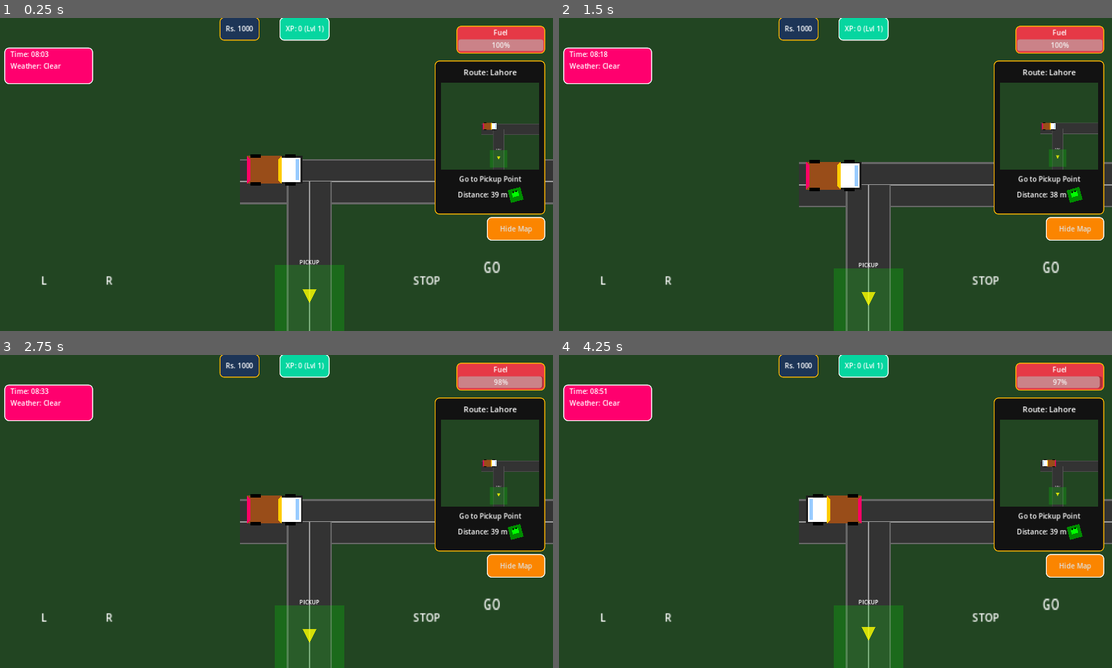
Above: before the commit, frames 1-4 (two rows, left to right).
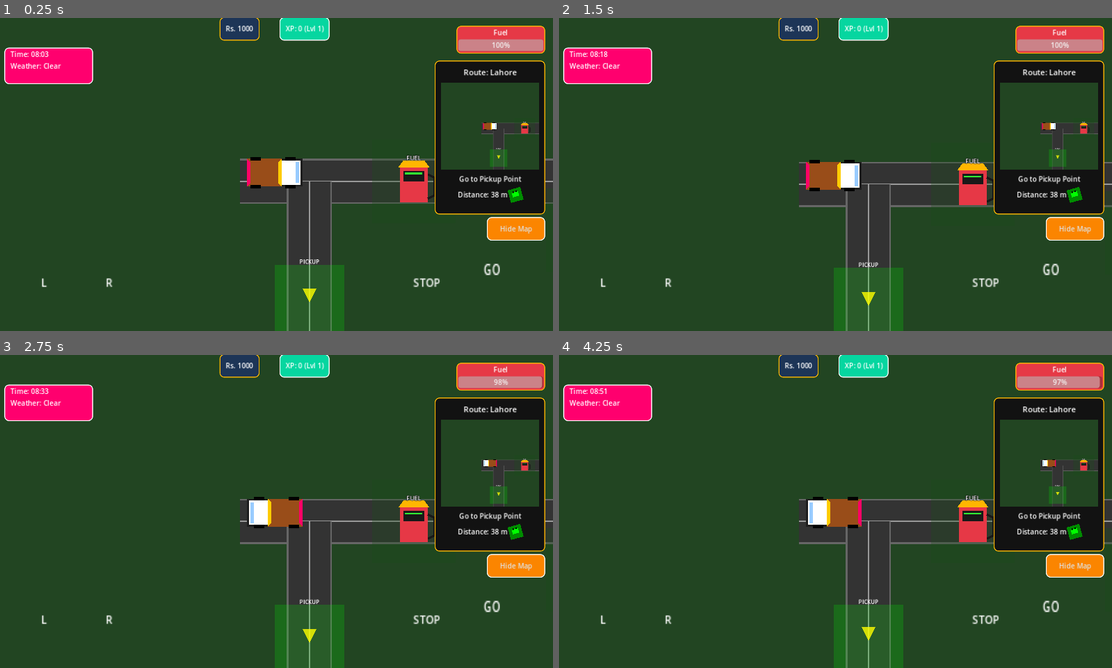
Above: after the commit, the same moments.

Repository: infoj143-png/Pakistan-Truck-Driver-Tycoon
Game: Godot game, scene res://scenes/World.tscn
Two runs of this game, one before a commit and one after it. Both use one fixed random seed, a clock stepped at 60 frames per second and the inputs below. This scene is started directly instead of the project's main scene.
Inputs (mouse positions are in pixels of both pictures, inside the frame that each line leads up to):
- Up to frame 1 (0.25 s): no input
- Up to frame 2 (1.5 s): move the mouse to (957, 158) at 0.52 s; hold Right (ui_right) 0.53-1.25 s; tap H (horn) at 0.6 s; click "Hide Map" at 1.25 s
- Up to frame 3 (2.75 s): move the mouse to (165, 527) at 2.02 s; hold Down (ui_down) from 2.03 s (still down); tap H (horn) at 2.1 s
- Up to frame 4 (4.25 s): move the mouse to (890, 442) at 2.77 s; release Down (ui_down) at 2.78 s; hold Right (ui_right) 2.78-3.53 s; tap H (horn) at 2.85, 3.6 s; move the mouse to (807, 574) at 3.52 s; hold Up (ui_up) from 3.53 s (still down)

The runs differ from the first frame. In frame 1, 1.5% of the frame differs, in the area x 7-100%, y 33-91%; in frame 2, 1.3%; in frame 3, 2.3%, in the area x 7-100%, y 33-86%; in frame 4, 1.7%.

Commit message:
feat: overhaul fuel system and improve gameplay progression
- Added functional Fuel Stations to the world with custom visuals.
- Implemented refueling logic with money deduction and emergency fuel recovery.
- Optimized mobile HUD with ergonomic touch control placement.
- Enhanced night visibility by upgrading truck headlights.
- Applied "Truck Art" styling to Garage and TruckCard UI elements.
- Fixed scene transition blockers by improving loading screen input handling.

Co-authored-by: infoj143-png <226180196+infoj143-png@users.noreply.github.com>

Diff:
--- /dev/null
+++ b/scenes/FuelStation.tscn
@@ -0,0 +1,63 @@
+[gd_scene load_steps=3 format=3 uid="uid://d1f2u3s4t5a6n"]
+
+[ext_resource type="Script" path="res://scripts/FuelStation.gd" id="1_f1u2e"]
+
+[sub_resource type="RectangleShape2D" id="RectangleShape2D_f1"]
+size = Vector2(250, 250)
+
+[node name="FuelStation" type="Area2D"]
+script = ExtResource("1_f1u2e")
+
+[node name="CollisionShape2D" type="CollisionShape2D" parent="."]
+shape = SubResource("RectangleShape2D_f1")
+
+[node name="Visuals" type="Node2D" parent="."]
+
+[node name="GroundRect" type="ColorRect" parent="Visuals"]
+offset_left = -120.0
+offset_top = -120.0
+offset_right = 120.0
+offset_bottom = 120.0
+color = Color(0.1, 0.3, 0.1, 0.3)
+
+[node name="PumpBase" type="Polygon2D" parent="Visuals"]
+color = Color(0.901961, 0.223529, 0.27451, 1)
+polygon = PackedVector2Array(-40, 60, 40, 60, 40, -40, -40, -40)
+
+[node name="PumpDisplay" type="ColorRect" parent="Visuals"]
+offset_left = -30.0
+offset_top = -30.0
+offset_right = 30.0
+offset_bottom = 0.0
+color = Color(0.1, 0.1, 0.1, 1)
+
+[node name="DisplayLine" type="ColorRect" parent="Visuals/PumpDisplay"]
+layout_mode = 0
+offset_left = 5.0
+offset_top = 5.0
+offset_right = 55.0
+offset_bottom = 10.0
+color = Color(0.2, 1, 0.2, 1)
+
+[node name="PumpTop" type="Polygon2D" parent="Visuals"]
+color = Color(1, 0.717647, 0, 1)
+polygon = PackedVector2Array(-45, -40, 45, -40, 30, -60, -30, -60)
+
+[node name="Hose" type="Line2D" parent="Visuals"]
+points = PackedVector2Array(40, -20, 60, -10, 60, 40, 40, 50)
+width = 6.0
+default_color = Color(0.1, 0.1, 0.1, 1)
+
+[node name="Label" type="Label" parent="."]
+offset_left = -50.0
+offset_top = -80.0
+offset_right = 50.0
+offset_bottom = -57.0
+theme_override_colors/font_outline_color = Color(0, 0, 0, 1)
+theme_override_constants/outline_size = 4
+theme_override_font_sizes/font_size = 18
+text = "FUEL"
+horizontal_alignment = 1
+
+[connection signal="body_entered" from="." to="." method="_on_body_entered"]
+[connection signal="body_exited" from="." to="." method="_on_body_exited"]
--- a/scenes/Truck.tscn
+++ b/scenes/Truck.tscn
@@ -85,17 +85,17 @@
 position = Vector2(-25, -80)
 enabled = false
 color = Color(1, 1, 0.8, 1)
-energy = 1.5
+energy = 2.5
 shadow_enabled = true
-texture_scale = 2.0
+texture_scale = 4.0
 
 [node name="RightLight" type="PointLight2D" parent="Visuals/Headlights"]
 position = Vector2(25, -80)
 enabled = false
 color = Color(1, 1, 0.8, 1)
-energy = 1.5
+energy = 2.5
 shadow_enabled = true
-texture_scale = 2.0
+texture_scale = 4.0
 
 [node name="CollisionShape2D" type="CollisionShape2D" parent="."]
 shape = SubResource("RectangleShape2D_t1")
--- a/scenes/World.tscn
+++ b/scenes/World.tscn
@@ -4,6 +4,7 @@
 [ext_resource type="PackedScene" uid="uid://b8k7w2m3n5p1q" path="res://scenes/Truck.tscn" id="2_truck"]
 [ext_resource type="PackedScene" uid="uid://df7j1k2m3n4p5" path="res://scenes/Road.tscn" id="3_road"]
 [ext_resource type="PackedScene" uid="uid://d3r5m1v4p2q6n" path="res://scenes/Zone.tscn" id="4_zone"]
+[ext_resource type="PackedScene" uid="uid://d1f2u3s4t5a6n" path="res://scenes/FuelStation.tscn" id="7_fuel"]
 [ext_resource type="PackedScene" uid="uid://d2p1s3r4n5m6q" path="res://ui/HUD.tscn" id="5_hud"]
 [ext_resource type="PackedScene" uid="uid://b5m6n7p8q9r0s" path="res://ui/MissionCompletePopup.tscn" id="6_popup"]
 
@@ -35,6 +36,12 @@
 [node name="Truck" parent="." groups=["truck"] instance=ExtResource("2_truck")]
 position = Vector2(100, 360)
 rotation = 1.5708
+
+[node name="FuelStation" parent="." instance=ExtResource("7_fuel")]
+position = Vector2(500, 360)
+
+[node name="FuelStation2" parent="." instance=ExtResource("7_fuel")]
+position = Vector2(1000, 500)
 
 [node name="PickupZone" parent="." instance=ExtResource("4_zone")]
 position = Vector2(200, 700)
--- /dev/null
+++ b/scripts/FuelStation.gd
@@ -0,0 +1,18 @@
+extends Area2D
+
+signal truck_near_fuel_station(is_near)
+
+func _ready():
+	add_to_group("fuel_stations")
+
+func _on_body_entered(body):
+	if body is Truck:
+		truck_near_fuel_station.emit(true)
+		if body.has_method("set_near_fuel_station"):
+			body.set_near_fuel_station(true)
+
+func _on_body_exited(body):
+	if body is Truck:
+		truck_near_fuel_station.emit(false)
+		if body.has_method("set_near_fuel_station"):
+			body.set_near_fuel_station(false)
--- a/scripts/GameManager.gd
+++ b/scripts/GameManager.gd
@@ -165,8 +165,8 @@
 	save_game()
 
 	var loading_screen = load("res://ui/Loading.tscn").instantiate()
-	# Set mouse filter to ignore so it doesn't block inputs during transition
-	loading_screen.mouse_filter = Control.MOUSE_FILTER_IGNORE
+	# Set mouse filter to stop so it blocks inputs during transition to prevent double clicks
+	loading_screen.mouse_filter = Control.MOUSE_FILTER_STOP
 	get_tree().root.add_child(loading_screen)
 
 	# Wait a bit to show the loading screen
@@ -515,6 +515,13 @@
 		save_game()
 		return true
 	return false
+
+func emergency_refuel():
+	# Free 10% fuel for emergencies
+	fuel = 10.0
+	stats_changed.emit()
+	save_game()
+	print("Emergency Fuel injected!")
 
 # Reward and Achievement Logic
 func check_daily_login():
--- a/scripts/Garage.gd
+++ b/scripts/Garage.gd
@@ -60,6 +60,10 @@
 		var unlocked = GameManager.unlocked_skins.has(skin_id)
 
 		btn.text = skin_data["name"]
+		btn.add_theme_stylebox_override("normal", GameManager.get_truck_art_stylebox(GameManager.TRUCK_ART_COLORS["blue"], GameManager.TRUCK_ART_COLORS["yellow"], 2))
+		btn.add_theme_stylebox_override("hover", GameManager.get_truck_art_stylebox(GameManager.TRUCK_ART_COLORS["orange"], GameManager.TRUCK_ART_COLORS["yellow"], 2))
+		btn.add_theme_stylebox_override("disabled", GameManager.get_truck_art_stylebox(Color(0.3, 0.3, 0.3), Color(0.5, 0.5, 0.5), 2))
+
 		if not unlocked:
 			btn.text += " (LOCKED)"
 			btn.disabled = true
--- a/scripts/HUD.gd
+++ b/scripts/HUD.gd
@@ -12,6 +12,8 @@
 @onready var weather_panel = %WeatherPanel
 @onready var minimap = %MiniMap
 @onready var toggle_map_btn = %ToggleMapButton
+@onready var refuel_btn = %RefuelButton
+@onready var emergency_fuel_btn = %EmergencyFuelButton
 
 func _ready():
 	# Apply styling
@@ -33,6 +35,14 @@
 	if toggle_map_btn:
 		toggle_map_btn.add_theme_stylebox_override("normal", GameManager.get_truck_art_stylebox(GameManager.TRUCK_ART_COLORS["orange"], GameManager.TRUCK_ART_COLORS["white"], 2))
 
+	if refuel_btn:
+		refuel_btn.add_theme_stylebox_override("normal", GameManager.get_truck_art_stylebox(GameManager.TRUCK_ART_COLORS["green"], GameManager.TRUCK_ART_COLORS["white"], 3))
+		refuel_btn.pressed.connect(_on_refuel_pressed)
+
+	if emergency_fuel_btn:
+		emergency_fuel_btn.add_theme_stylebox_override("normal", GameManager.get_truck_art_stylebox(GameManager.TRUCK_ART_COLORS["red"], GameManager.TRUCK_ART_COLORS["yellow"], 3))
+		emergency_fuel_btn.pressed.connect(_on_emergency_fuel_pressed)
+
 	setup_touch_visuals()
 	update_ui()
 	_update_weather_ui()
@@ -43,8 +53,25 @@
 	if fuel_bar:
 		if truck:
 			fuel_bar.value = truck.fuel
+			if refuel_btn:
+				refuel_btn.visible = truck.is_near_fuel_station and truck.fuel < truck.max_fuel
+			if emergency_fuel_btn:
+				emergency_fuel_btn.visible = truck.fuel <= 0
 		else:
 			fuel_bar.value = GameManager.fuel
+
+func _on_refuel_pressed():
+	AudioManager.play_ui_click()
+	var truck = get_tree().get_first_node_in_group("truck")
+	if truck:
+		truck.refill_fuel()
+
+func _on_emergency_fuel_pressed():
+	AudioManager.play_ui_click()
+	GameManager.emergency_refuel()
+	var truck = get_tree().get_first_node_in_group("truck")
+	if truck:
+		truck.fuel = GameManager.fuel
 
 func update_ui():
 	if money_label:
--- a/scripts/Truck.gd
+++ b/scripts/Truck.gd
@@ -17,6 +17,7 @@
 		GameManager.cargo_loaded = value
 
 var odometer = 0.0
+var is_near_fuel_station = false
 
 var engine_sound: AudioStreamPlayer2D
 var horn_sound: AudioStreamPlayer2D
@@ -139,6 +140,9 @@
 	else:
 		print("Truck Horn! (SFX missing)")
 
+func set_near_fuel_station(value: bool):
+	is_near_fuel_station = value
+
 func consume_fuel(amount):
 	fuel -= amount
 	if fuel < 0:
--- a/scripts/TruckCard.gd
+++ b/scripts/TruckCard.gd
@@ -10,6 +10,7 @@
 @onready var price_label = %PriceLabel
 @onready var buy_button = %BuyButton
 @onready var select_button = %SelectButton
+@onready var icon_rect = %IconRect
 
 # Stat labels
 @onready var speed_val = %SpeedValue
@@ -34,6 +35,17 @@
 
 func setup(_truck_id: String):
 	self.truck_id = _truck_id
+	self.add_theme_stylebox_override("panel", GameManager.get_truck_art_stylebox(GameManager.TRUCK_ART_COLORS["dark_bg"], GameManager.TRUCK_ART_COLORS["yellow"], 2))
+
+	# Initial style for buttons
+	icon_rect.color = GameManager.TRUCK_ART_COLORS["dark_bg"]
+	buy_button.add_theme_stylebox_override("normal", GameManager.get_truck_art_stylebox(GameManager.TRUCK_ART_COLORS["green"], GameManager.TRUCK_ART_COLORS["white"], 2))
+	select_button.add_theme_stylebox_override("normal", GameManager.get_truck_art_stylebox(GameManager.TRUCK_ART_COLORS["blue"], GameManager.TRUCK_ART_COLORS["yellow"], 2))
+	upgrade_speed_btn.add_theme_stylebox_override("normal", GameManager.get_truck_art_stylebox(GameManager.TRUCK_ART_COLORS["orange"], GameManager.TRUCK_ART_COLORS["white"], 1))
+	upgrade_fuel_btn.add_theme_stylebox_override("normal", GameManager.get_truck_art_stylebox(GameManager.TRUCK_ART_COLORS["orange"], GameManager.TRUCK_ART_COLORS["white"], 1))
+	upgrade_cargo_btn.add_theme_stylebox_override("normal", GameManager.get_truck_art_stylebox(GameManager.TRUCK_ART_COLORS["orange"], GameManager.TRUCK_ART_COLORS["white"], 1))
+	upgrade_durability_btn.add_theme_stylebox_override("normal", GameManager.get_truck_art_stylebox(GameManager.TRUCK_ART_COLORS["orange"], GameManager.TRUCK_ART_COLORS["white"], 1))
+
 	update_ui()
 
 func update_ui():
@@ -68,6 +80,7 @@
 		repair_button.visible = condition < 100.0
 		repair_button.disabled = GameManager.money < repair_cost
 		if not repair_button.get_parent():
+			repair_button.add_theme_stylebox_override("normal", GameManager.get_truck_art_stylebox(GameManager.TRUCK_ART_COLORS["red"], GameManager.TRUCK_ART_COLORS["white"], 2))
 			repair_button.pressed.connect(_on_repair_pressed)
 			get_node("VBoxContainer").add_child(repair_button)
 
--- a/ui/HUD.tscn
+++ b/ui/HUD.tscn
@@ -112,6 +112,39 @@
 grow_horizontal = 0
 text = "Hide Map"
 
+[node name="ActionButtons" type="VBoxContainer" parent="Control"]
+layout_mode = 1
+anchors_preset = 8
+anchor_left = 0.5
+anchor_top = 0.5
+anchor_right = 0.5
+anchor_bottom = 0.5
+offset_left = -100.0
+offset_top = -100.0
+offset_right = 100.0
+offset_bottom = 100.0
+grow_horizontal = 2
+grow_vertical = 2
+theme_override_constants/separation = 20
+alignment = 1
+
+[node name="RefuelButton" type="Button" parent="Control/ActionButtons"]
+unique_name_in_owner = true
+visible = false
+custom_minimum_size = Vector2(200, 60)
+layout_mode = 2
+theme_override_font_sizes/font_size = 24
+text = "REFUEL"
+
+[node name="EmergencyFuelButton" type="Button" parent="Control/ActionButtons"]
+unique_name_in_owner = true
+visible = false
+custom_minimum_size = Vector2(200, 60)
+layout_mode = 2
+theme_override_colors/font_color = Color(1, 1, 0, 1)
+theme_override_font_sizes/font_size = 20
+text = "EMERGENCY FUEL"
+
 [node name="WeatherContainer" type="VBoxContainer" parent="Control/WeatherPanel"]
 layout_mode = 2
 
@@ -145,14 +178,14 @@
 
 [node name="Steering" type="Control" parent="Control/TouchControls"]
 layout_mode = 1
-anchors_preset = 4
-anchor_top = 0.5
-anchor_bottom = 0.5
+anchors_preset = 2
+anchor_top = 1.0
+anchor_bottom = 1.0
 offset_left = 50.0
-offset_top = -100.0
+offset_top = -220.0
 offset_right = 350.0
-offset_bottom = 100.0
-grow_vertical = 2
+offset_bottom = -20.0
+grow_vertical = 0
 
 [node name="Left" type="TouchScreenButton" parent="Control/TouchControls/Steering"]
 position = Vector2(0, 50)
@@ -170,17 +203,17 @@
 
 [node name="Pedals" type="Control" parent="Control/TouchControls"]
 layout_mode = 1
-anchors_preset = 6
-anchor_left = 1.0
-anchor_top = 0.5
-anchor_right = 1.0
-anchor_bottom = 0.5
+anchors_preset = 3
+anchor_left = 1.0
+anchor_top = 1.0
+anchor_right = 1.0
+anchor_bottom = 1.0
 offset_left = -350.0
-offset_top = -100.0
+offset_top = -220.0
 offset_right = -50.0
-offset_bottom = 100.0
-grow_horizontal = 0
-grow_vertical = 2
+offset_bottom = -20.0
+grow_horizontal = 0
+grow_vertical = 0
 
 [node name="Up" type="TouchScreenButton" parent="Control/TouchControls/Pedals"]
 position = Vector2(150, 0)
--- a/ui/Loading.tscn
+++ b/ui/Loading.tscn
@@ -10,6 +10,7 @@
 anchor_bottom = 1.0
 grow_horizontal = 2
 grow_vertical = 2
+mouse_filter = 2
 
 [node name="Background" type="ColorRect" parent="."]
 layout_mode = 1
--- a/ui/TruckCard.tscn
+++ b/ui/TruckCard.tscn
@@ -28,6 +28,7 @@
 horizontal_alignment = 1
 
 [node name="IconRect" type="ColorRect" parent="MarginContainer/VBoxContainer"]
+unique_name_in_owner = true
 custom_minimum_size = Vector2(0, 120)
 layout_mode = 2
 color = Color(0.2, 0.4, 0.2, 1)
